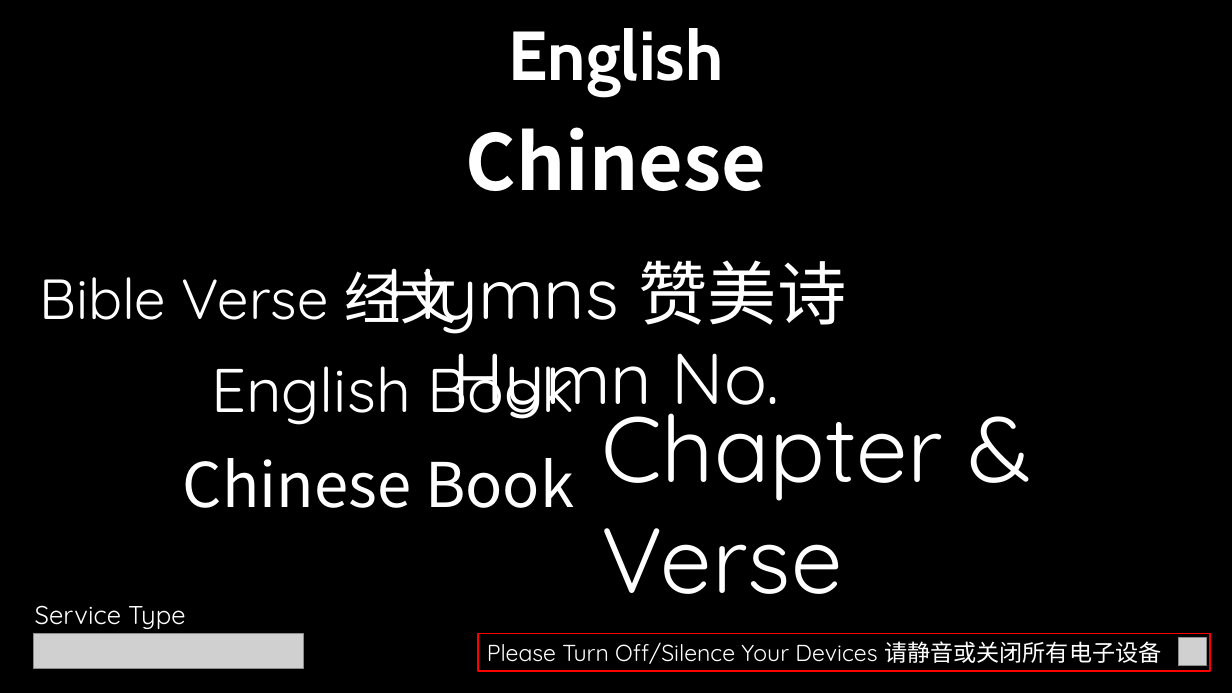
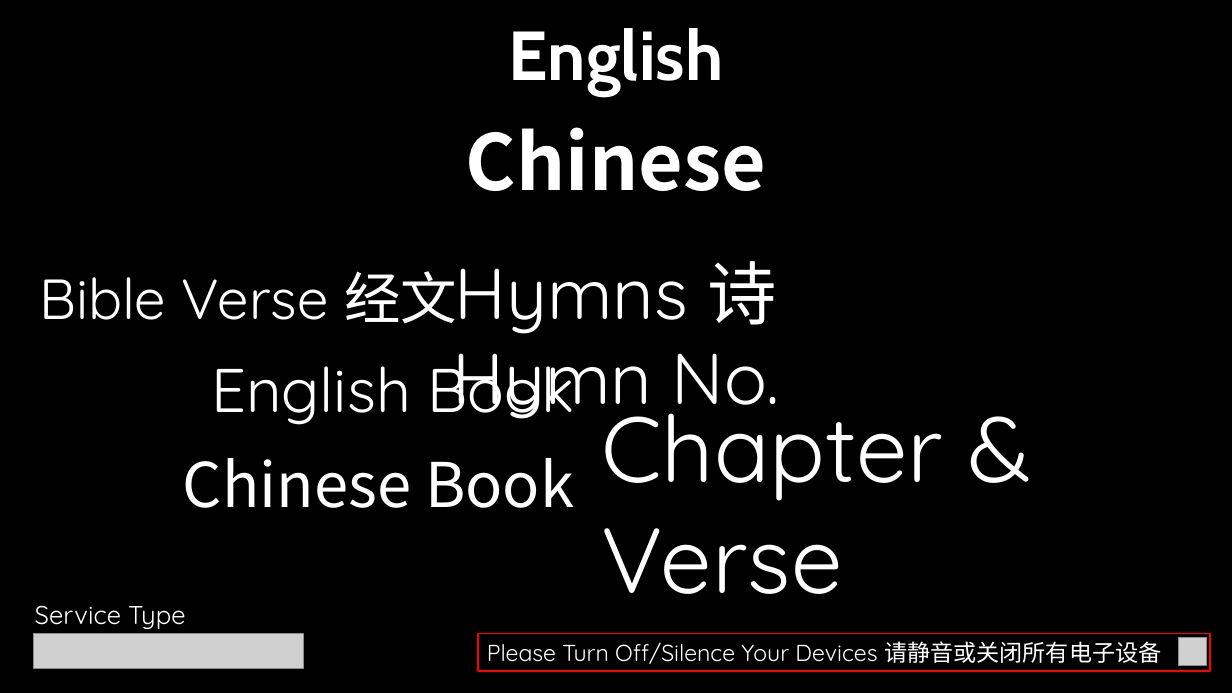
Before and after one commit to calebchanwy/tjc-powerpoint, a slide deck: slide 1 of TJCPowerPoint/Resources/ServiceWidescreen.pptx. Drawn at 1232x693 pixels with LibreOffice and Linux fonts; fonts in the diff are those of the drawing; grey boxes stand for pictures. Boxes give left, top, right and bottom in pixels: in the first picture for what was removed or moved away, otherwise in the second. Text is boxed around its words. In the diff, an @@ line names an element or a change of style, - is before the commit and + after.

```diff
--- a/TJCPowerPoint/Resources/ServiceWidescreen.pptx
+++ b/TJCPowerPoint/Resources/ServiceWidescreen.pptx
@@ text at (x1=455, y1=261, x2=777, y2=334): text changed @@
-Hymns 赞美诗
+Hymns 诗
```
Also in this commit, not shown: 12 other files.
